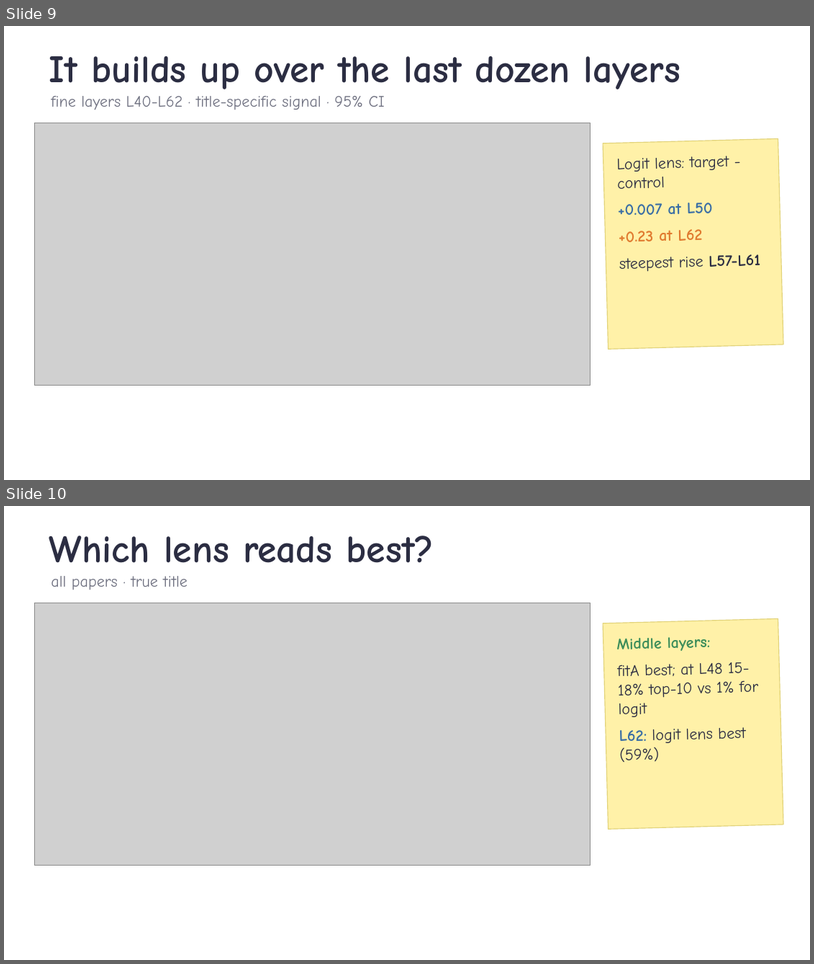
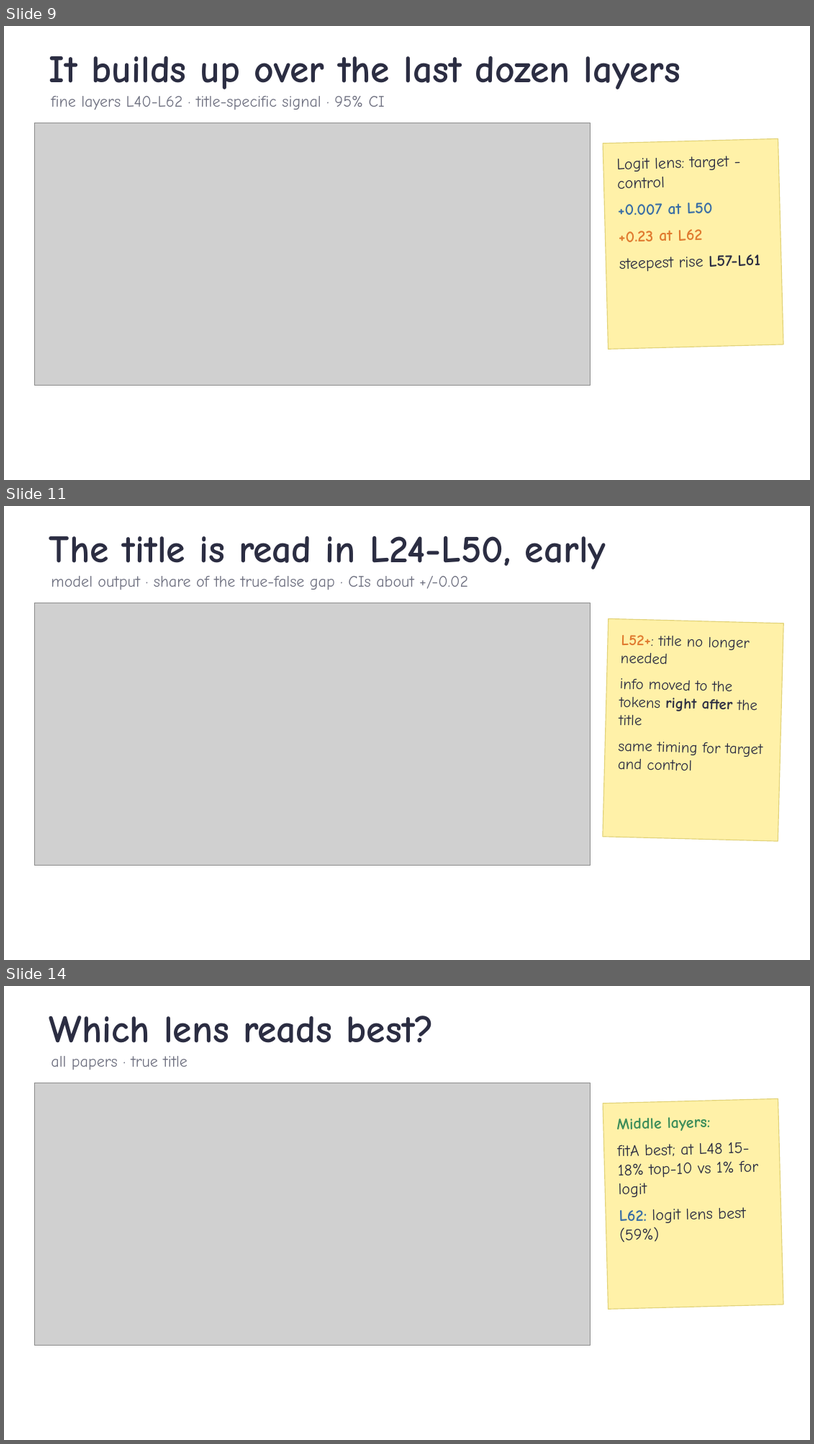
Before and after one commit to ZhiQ1/jlens-authorship-recall, a slide deck: experiment_files/351_stage10/reports/talk/Stage10_author_readout_talk.pptx. Shown one above the other, each under a label of ours: slides 9 and 10 before the commit, slides 9, 11 and 14 after it; the slides between them are not shown. The pictures are 814x964 and 814x1444 pixels, drawn with LibreOffice and Linux fonts; fonts in the diff are those of the drawing; grey boxes stand for pictures; background and template pictures are left out. Boxes give left, top, right and bottom in pixels: in the first picture for what was removed or moved away, otherwise in the second. Text is boxed around its words. In the diff, an @@ line names an element or a change of style, - is before the commit and + after.

Commit message:
Stage 11 results: patching, knockout, title-position probe, author chain; report and talk updated

```diff
--- a/experiment_files/351_stage10/reports/talk/Stage10_author_readout_talk.pptx
+++ b/experiment_files/351_stage10/reports/talk/Stage10_author_readout_talk.pptx
@@ slide 11 added at [4, 506, 810, 960], background picture (left out) @@
@@ text added at [49, 536, 606, 569], 46 pt, text #2B2D42, bold @@
+The title is read in L24-L50, early
@@ text added at [51, 576, 468, 590], 19 pt, text #6E7080 @@
+model output · share of the true-false gap · CIs about +/-0.02
@@ picture added at [34, 602, 591, 865] @@
@@ rectangle added at [603, 619, 784, 841], fill #FFF1A8, outline #E2D37A 1 pt, 18 pt, text #2B2D42 @@
+L52+: title no longer needed
+info moved to the tokens right after the title
+same timing for target and control
@@ what was slide 10 is now slide 14 @@
```
Also in this commit, not shown: 2 slides changed, 3 other slides added, 24 other files.
